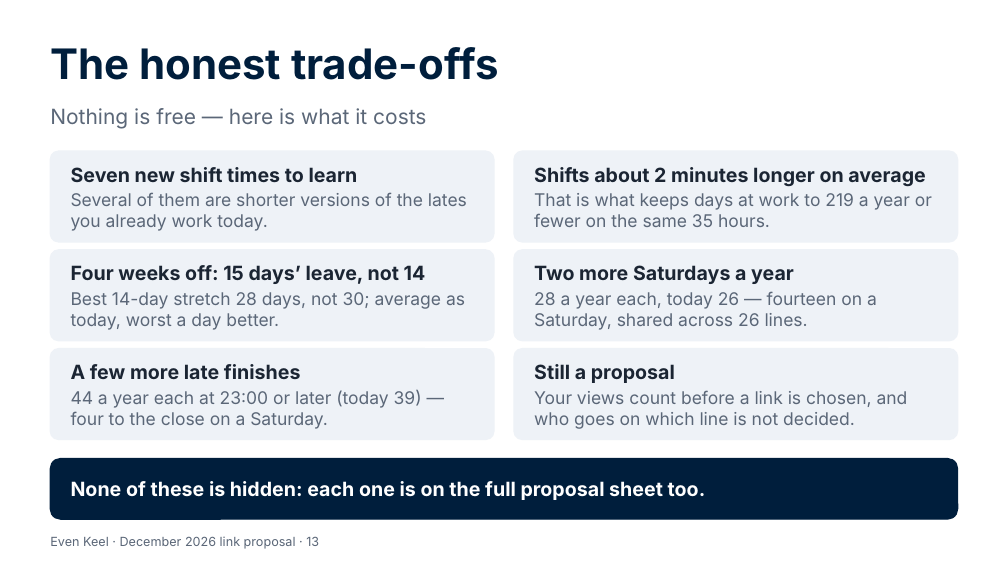
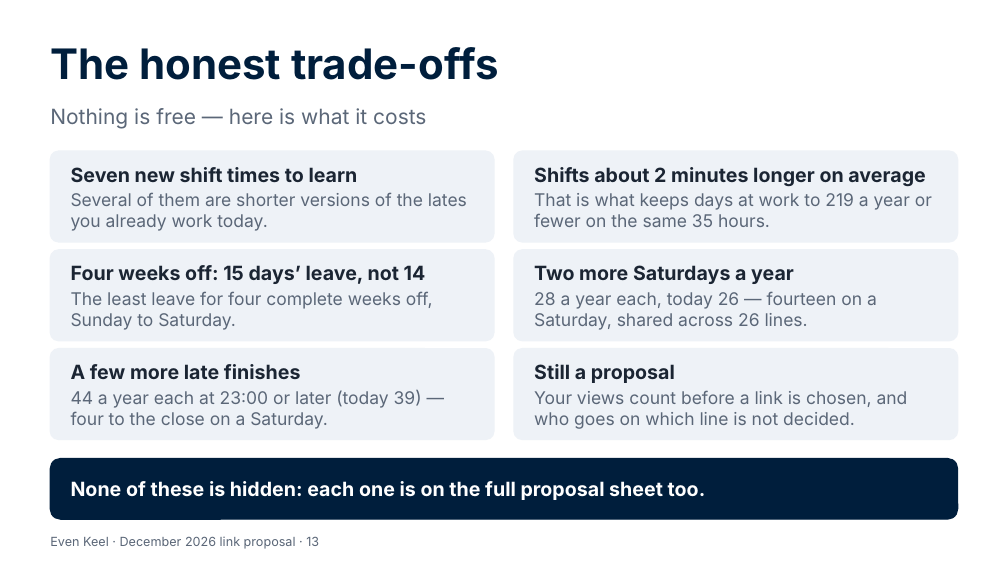
Before and after one commit to Garethdavidmiller/roster-app, a slide deck: slide 13 of docs/links-26/presentations/Even-Keel-for-colleagues.pptx. Drawn at 1008x567 pixels with LibreOffice and Linux fonts; fonts in the diff are those of the drawing. Boxes give left, top, right and bottom in pixels: in the first picture for what was removed or moved away, otherwise in the second. Text is boxed around its words. In the diff, an @@ line names an element or a change of style, - is before the commit and + after.

```diff
--- a/docs/links-26/presentations/Even-Keel-for-colleagues.pptx
+++ b/docs/links-26/presentations/Even-Keel-for-colleagues.pptx
@@ text at (x1=71, y1=291, x2=433, y2=330): text changed @@
-Best 14-day stretch 28 days, not 30; average as today, worst a day better.
+The least leave for four complete weeks off, Sunday to Saturday.
```
Also in this commit, not shown: 1 other slide changed, 22 other files.
